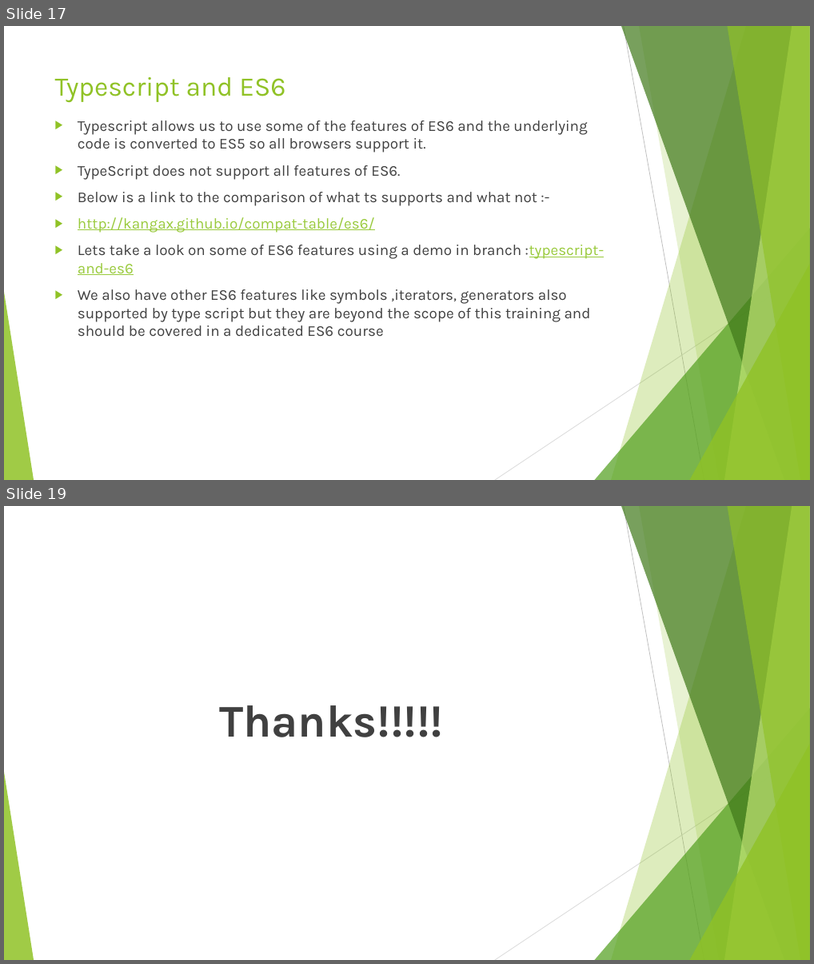
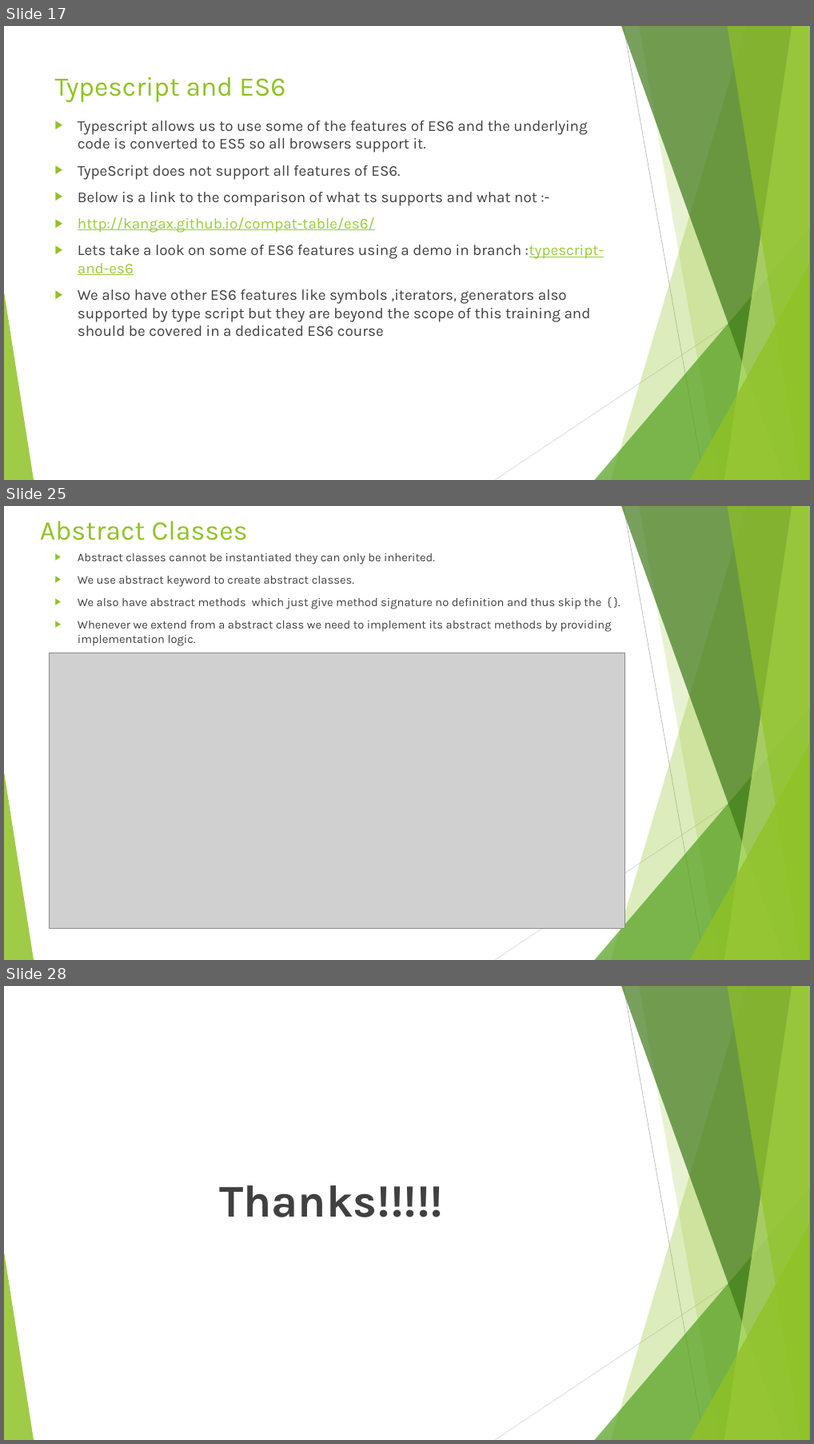
Before and after one commit to rudhrainfogain/typescript-complete-course, a slide deck: Type Script v5.0.pptx. Shown one above the other, each under a label of ours: slides 17 and 19 before the commit, slides 17, 25 and 28 after it; the slides between them are not shown. The pictures are 814x964 and 814x1444 pixels, drawn with LibreOffice and Linux fonts; fonts in the diff are those of the drawing; grey boxes stand for pictures. Boxes give left, top, right and bottom in pixels: in the first picture for what was removed or moved away, otherwise in the second. Text is boxed around its words. In the diff, an @@ line names an element or a change of style, - is before the commit and + after.

Commit message:
added TS classes example

```diff
--- a/Type Script v5.0.pptx
+++ b/Type Script v5.0.pptx
@@ slide 25 added at bbox=[4, 506, 810, 960], background #FFFFFF; not listed: 10 template elements that a slide beside it also shows @@
@@ title added at bbox=[40, 520, 248, 540], 32.4 pt, text #90C226 @@
+Abstract Classes
@@ text added at bbox=[78, 553, 612, 646], 14 pt, text #404040 @@
+▶ Abstract classes cannot be instantiated they can only be inherited.
+▶ We use abstract keyword to create abstract classes.
+▶ We also have abstract methods which just give method signature no definition and thus skip the { }.
+▶ Whenever we extend from a abstract class we need to implement its abstract methods by providing implementation logic.
@@ picture added at bbox=[50, 652, 626, 928] @@
@@ what was slide 19 is now slide 28 @@
```
Also in this commit, not shown: 9 other slides added, 1 slide removed, 10 other files.
